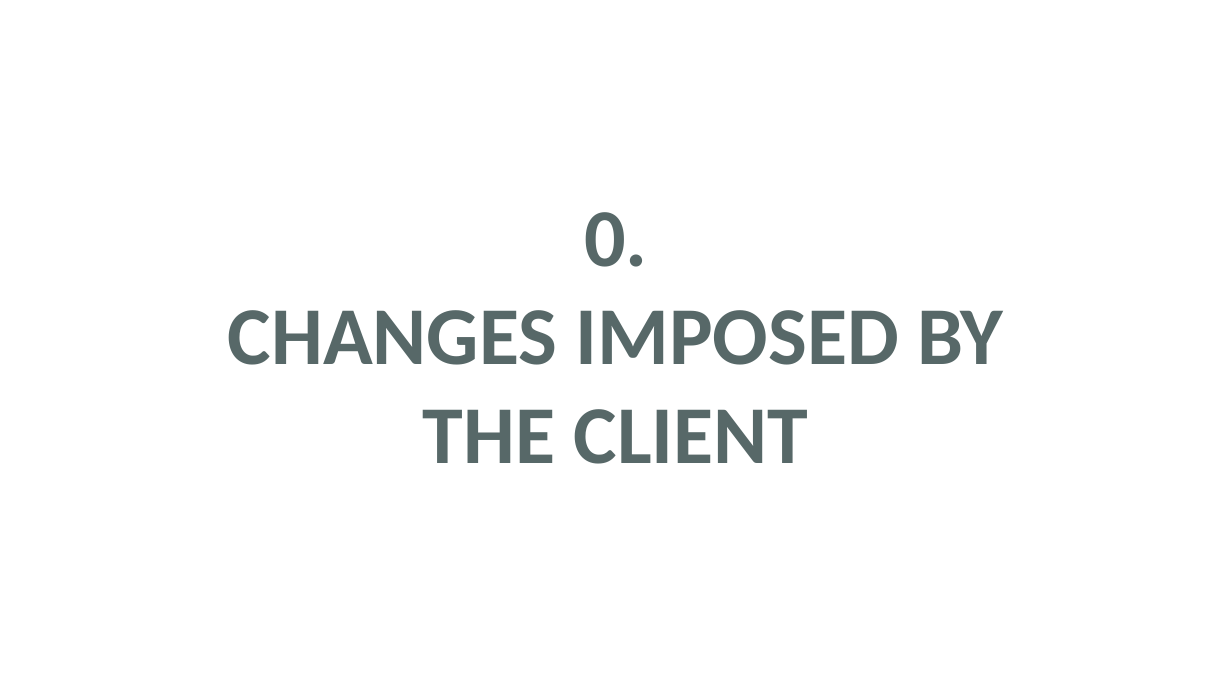
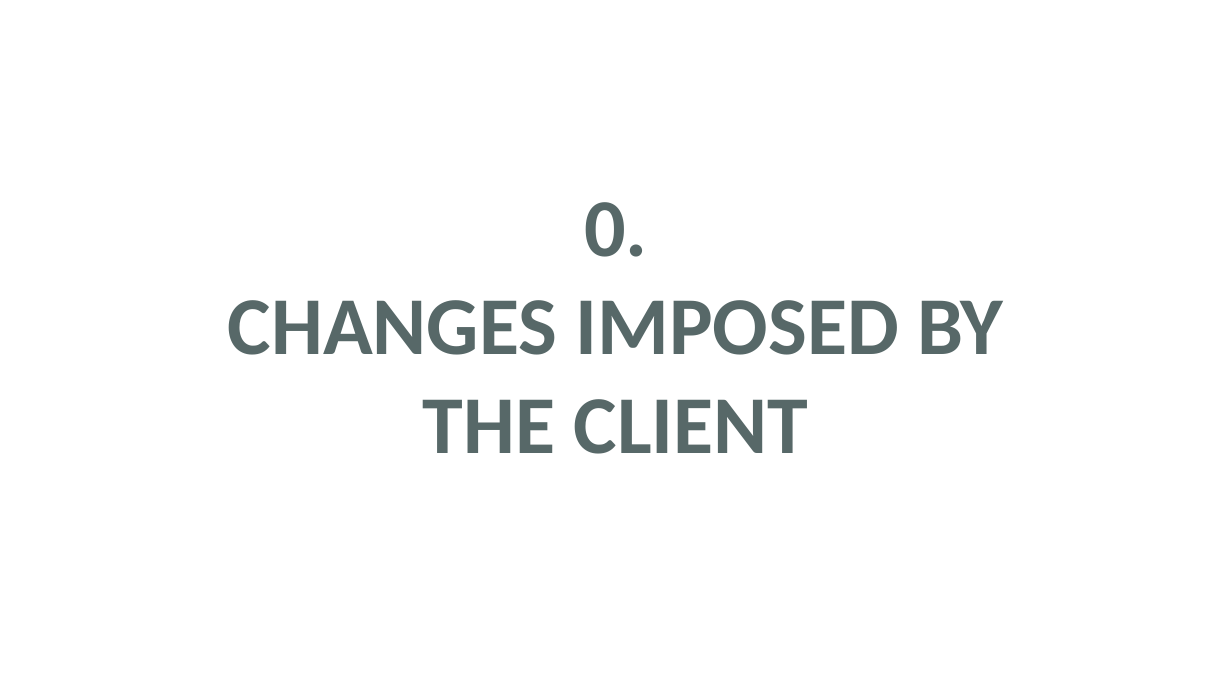
Before and after one commit to AmandineBenza/BlablaMove, a slide deck: slide 2 of src/main/resources/Presentations/BlablaMove_OralDefense.pptx. Drawn at 1232x693 pixels with LibreOffice and Linux fonts; fonts in the diff are those of the drawing; background and template pictures are left out. Boxes give left, top, right and bottom in pixels: in the first picture for what was removed or moved away, otherwise in the second. Text is boxed around its words. In the diff, an @@ line names an element or a change of style, - is before the commit and + after.

```diff
--- a/src/main/resources/Presentations/BlablaMove_OralDefense.pptx
+++ b/src/main/resources/Presentations/BlablaMove_OralDefense.pptx
@@ text "0.": place and size @@
-text "0." at (228,212,1003,464)
+text "0." at (228,202,1003,454)
```
Also in this commit, not shown: 10 other slides changed.
